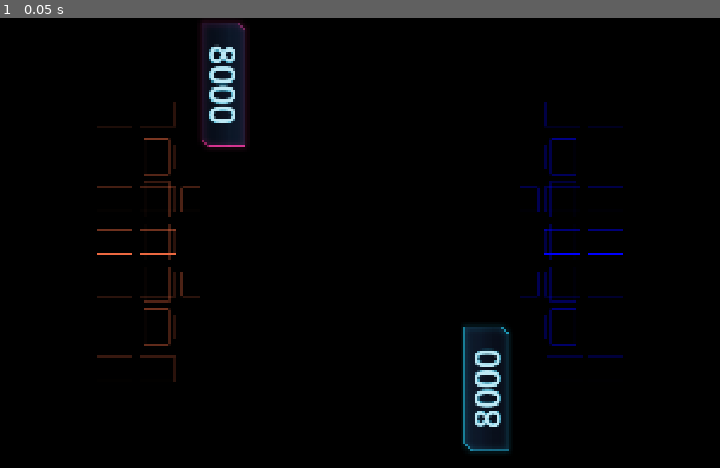
Above: before the commit, frame 1.
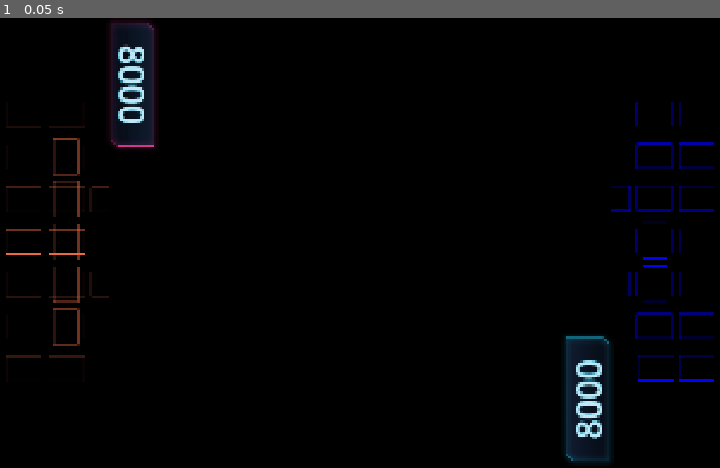
Above: after the commit, the same moment.

Repository: surevision/mydesk
Game: Godot game, scene res://scenes/main.tscn
The game is run twice, just before and just after one commit, with the same random seed, the same clock (stepped at 60 frames per second) and the same inputs.
Inputs:
- Up to frame 1 (0.05 s): no input

The runs differ from the first frame. In frame 1, 10% of the frame differs, in the area x 0-100%, y 1-99%.

Commit message:
ui调整

Diff:
--- a/display/scenes/main.tscn
+++ b/display/scenes/main.tscn
@@ -49,8 +49,8 @@
 layout_mode = 1
 anchors_preset = 9
 anchor_bottom = 1.0
-offset_left = 320.0
-offset_right = 320.0
+offset_left = 102.0
+offset_right = 102.0
 grow_vertical = 2
 
 [node name="back" type="Control" parent="ui/player1" unique_id=2127848303]
@@ -240,7 +240,7 @@
 offset_bottom = 40.0
 
 [node name="Panel" type="Panel" parent="ui/player1" unique_id=1290365672]
-layout_mode = 0
+layout_mode = 1
 offset_left = 377.0
 offset_right = 697.0
 offset_bottom = 128.0
@@ -269,8 +269,10 @@
 anchor_left = 1.0
 anchor_right = 1.0
 anchor_bottom = 1.0
-offset_left = -320.0
-offset_right = -320.0
+offset_left = -100.0
+offset_top = -2.0
+offset_right = -100.0
+offset_bottom = -2.0
 grow_horizontal = 0
 grow_vertical = 2
 
@@ -466,11 +468,15 @@
 flip_h = true
 
 [node name="Panel" type="Panel" parent="ui/player2" unique_id=1769051334]
-layout_mode = 0
-offset_left = -401.0
-offset_top = 1050.0
-offset_right = -81.0
-offset_bottom = 1178.0
+layout_mode = 1
+anchors_preset = 2
+anchor_top = 1.0
+anchor_bottom = 1.0
+offset_left = -377.0
+offset_top = -2.0
+offset_right = -57.0
+offset_bottom = 126.0
+grow_vertical = 0
 rotation = -1.5707964
 theme_override_styles/panel = SubResource("StyleBoxTexture_choun")
 
